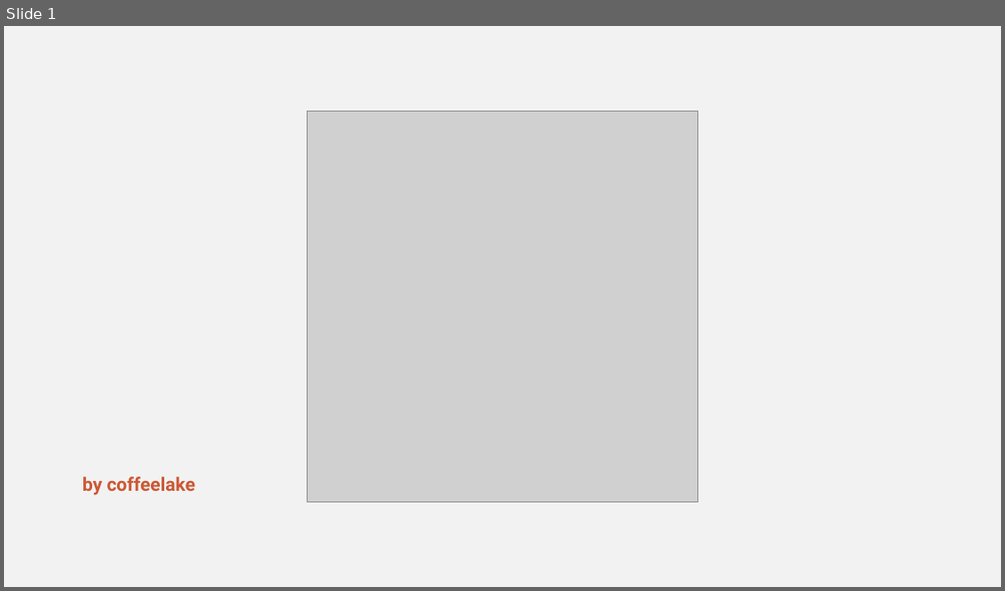
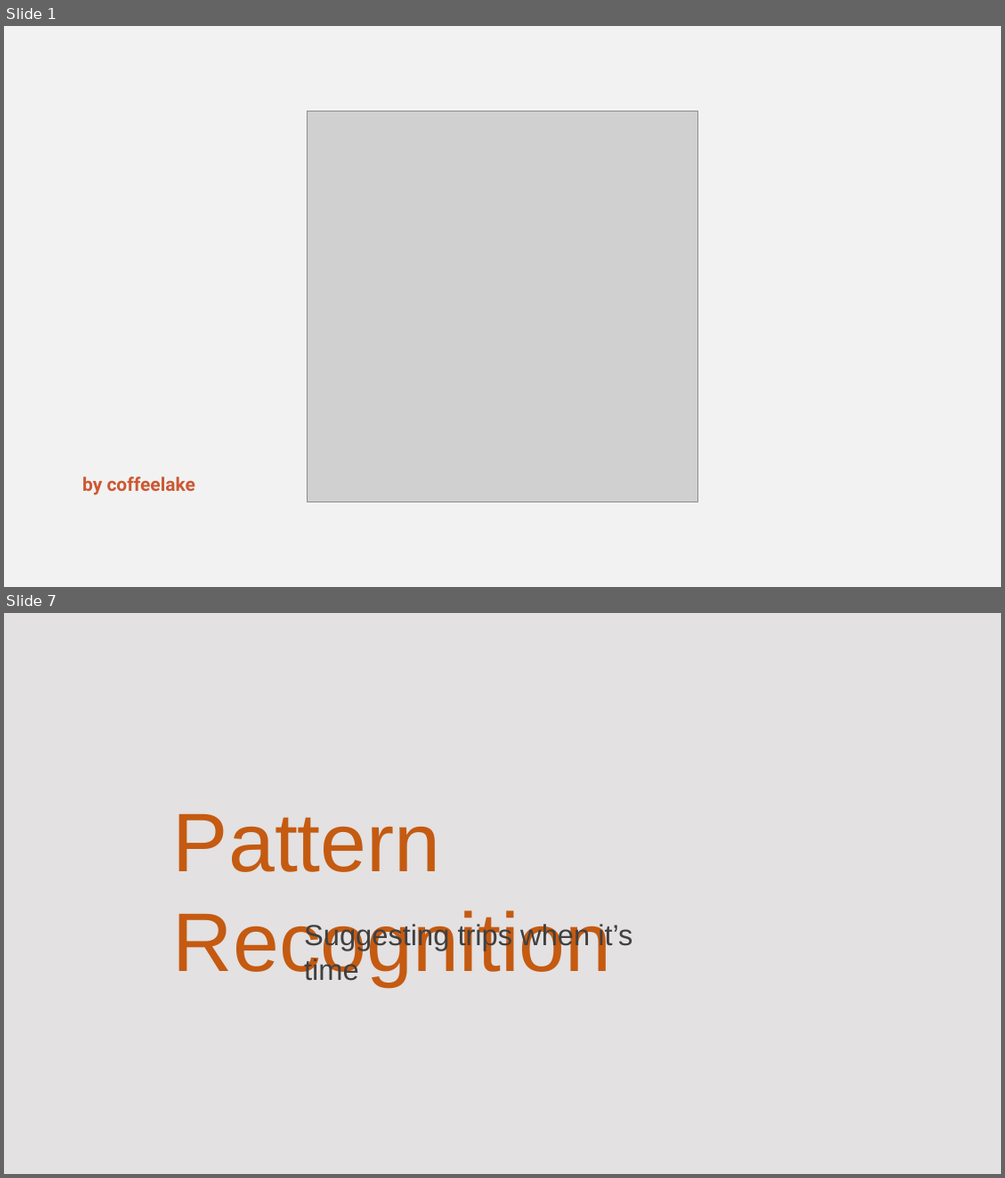
Before and after one commit to coffeelakedev/TourAdvisor, a slide deck: demo/Reveal.pptx. Shown one above the other, each under a label of ours: slide 1 before the commit, slides 1 and 7 after it; the slides between them are not shown. The pictures are 1005x591 and 1005x1178 pixels, drawn with LibreOffice and Linux fonts; fonts in the diff are those of the drawing; grey boxes stand for pictures. Boxes give left, top, right and bottom in pixels: in the first picture for what was removed or moved away, otherwise in the second. Text is boxed around its words. In the diff, an @@ line names an element or a change of style, - is before the commit and + after.

```diff
--- a/demo/Reveal.pptx
+++ b/demo/Reveal.pptx
@@ slide 7 added at box(4, 613, 1001, 1174), background #E3E1E1 @@
@@ text added at box(173, 813, 612, 986), 80 pt, text #C55A11 @@
+Pattern Recognition
@@ text added at box(304, 921, 632, 981), 28 pt, text #404040 @@
+Suggesting trips when it’s time
```
Also in this commit, not shown: 3 slides changed, 5 other slides added, 4 other files.
